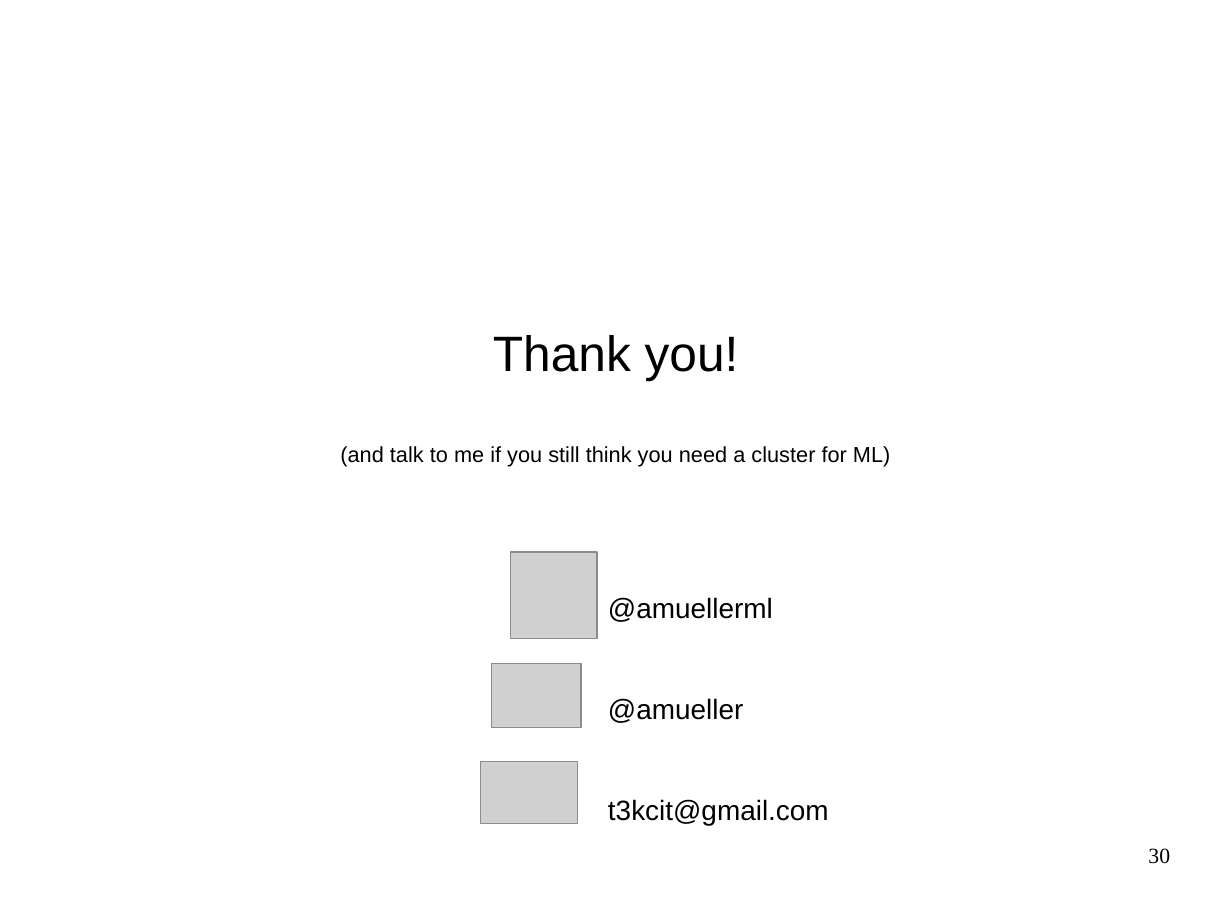
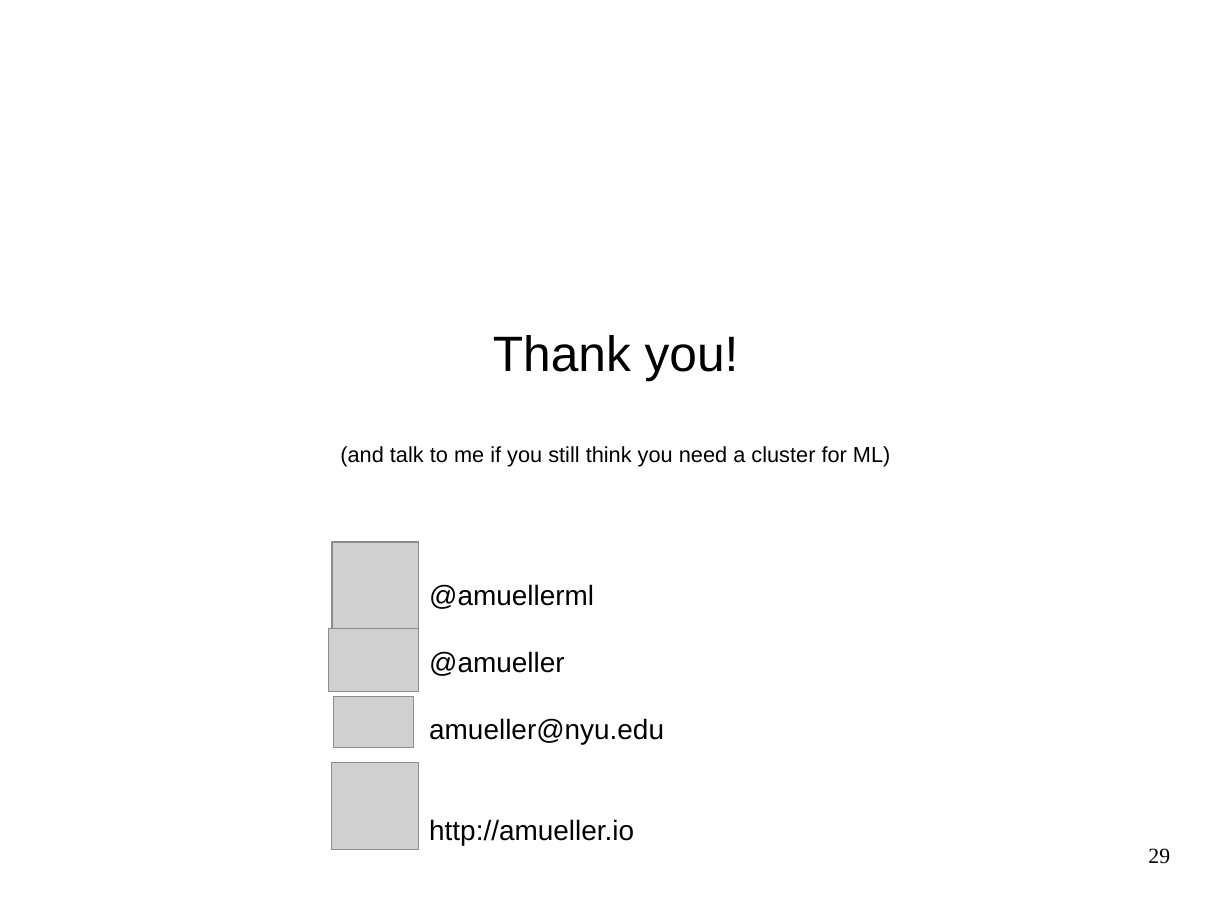
Before and after one commit to amueller/talks_odt, a slide deck: slide 29 of large-scale-non-linear-learning-pygotham-2015.odp (slide 30 before the commit). Drawn at 1232x924 pixels with LibreOffice and Linux fonts; fonts in the diff are those of the drawing; grey boxes stand for pictures. Boxes give left, top, right and bottom in pixels: in the first picture for what was removed or moved away, otherwise in the second. Text is boxed around its words. In the diff, an @@ line names an element or a change of style, - is before the commit and + after.

```diff
--- a/large-scale-non-linear-learning-pygotham-2015.odp
+++ b/large-scale-non-linear-learning-pygotham-2015.odp
@@ picture moved from (x1=511, y1=552, x2=597, y2=638) to (x1=332, y1=542, x2=418, y2=628) @@
@@ text added at (x1=429, y1=584, x2=664, y2=845), 18 pt, text #000000 @@
+@amuellerml
+@amueller
+amueller@nyu.edu
+http://amueller.io
@@ text removed at (x1=608, y1=597, x2=829, y2=825) @@
-@amuellerml
-@amueller
-t3kcit@gmail.com
@@ picture added at (x1=329, y1=628, x2=418, y2=692) @@
@@ picture resized from (x1=492, y1=664, x2=581, y2=728) to (x1=333, y1=696, x2=414, y2=748) @@
@@ picture resized from (x1=481, y1=761, x2=578, y2=824) to (x1=331, y1=762, x2=418, y2=850) @@
@@ page number at (x1=1148, y1=848, x2=1170, y2=864): text changed @@
-30
+29
```
Also in this commit, not shown: 1 slide added, 2 slides removed, 1 other file.
